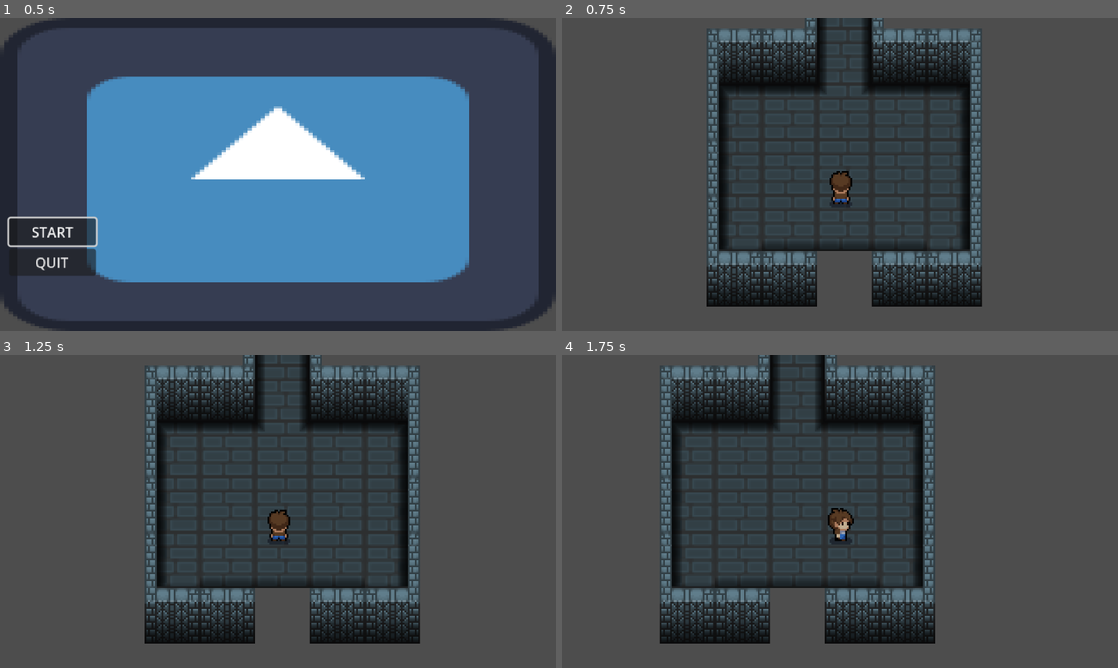
Above: before the commit, frames 1-4 (two rows, left to right).
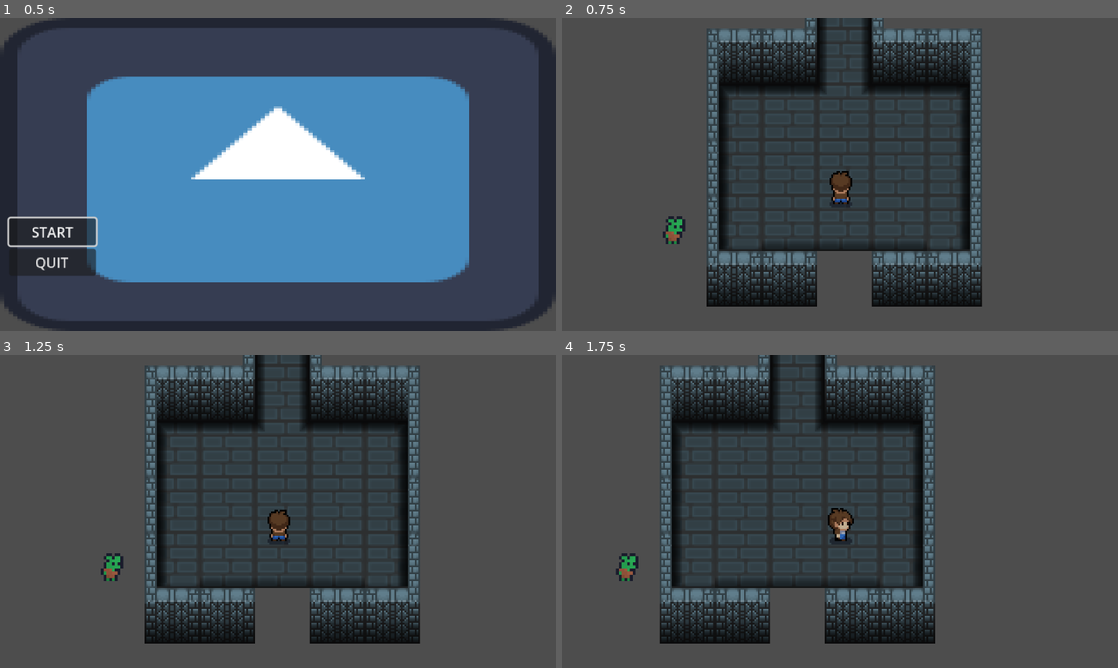
Above: after the commit, the same moments.

Repository: Travisbui/Capstone-Project
Game: Godot game, scene res://scenes/menu.tscn
The game is run twice, just before and just after one commit, with the same random seed, the same clock (stepped at 60 frames per second) and the same inputs. The engine's default icon, where the game draws it, is replaced by a stand-in: a white triangle on a blue panel in a dark square.
Inputs:
- Up to frame 1 (0.5 s): no input
- Up to frame 2 (0.75 s): click "START" at 0.5 s
- Up to frame 3 (1.25 s): no input
- Up to frame 4 (1.75 s): hold Right (ui_right) from 1.28 s (still down)

Frame 1 is identical in both runs. In frame 2, 0.3% of the frame differs, in the area x 18-23%, y 63-73%; in frame 3, 0.3%; in frame 4, 0.3%.

Commit message:
arrow and projectile scenes made

Diff:
--- /dev/null
+++ b/scenes/arrow.tscn
@@ -0,0 +1,25 @@
+[gd_scene load_steps=4 format=3 uid="uid://8tdjp35ykbhw"]
+
+[ext_resource type="Texture2D" uid="uid://1kc1uua86lmv" path="res://icon.svg" id="1_5fcbk"]
+[ext_resource type="Script" path="res://scripts/arrow.gd" id="1_brxoy"]
+
+[sub_resource type="RectangleShape2D" id="RectangleShape2D_mmkk0"]
+size = Vector2(2, 8)
+
+[node name="arrow" type="Area2D"]
+script = ExtResource("1_brxoy")
+
+[node name="Sprite2D" type="Sprite2D" parent="."]
+position = Vector2(0, -4)
+scale = Vector2(0.015625, 0.0625)
+texture = ExtResource("1_5fcbk")
+
+[node name="CollisionShape2D" type="CollisionShape2D" parent="."]
+position = Vector2(0, -4)
+shape = SubResource("RectangleShape2D_mmkk0")
+
+[node name="VisibleOnScreenNotifier2D" type="VisibleOnScreenNotifier2D" parent="."]
+position = Vector2(0, 1.5)
+scale = Vector2(0.1, 0.0499999)
+
+[connection signal="screen_exited" from="VisibleOnScreenNotifier2D" to="." method="_on_visible_on_screen_notifier_2d_screen_exited"]
--- /dev/null
+++ b/scenes/projectile_trap.tscn
@@ -0,0 +1,46 @@
+[gd_scene load_steps=6 format=3 uid="uid://dgybo15tmg8ur"]
+
+[ext_resource type="Texture2D" uid="uid://ceoinhien83xu" path="res://placeholders (DELETE LATER)/DungeonTileset/goblinattck1.png" id="1_pt6qm"]
+[ext_resource type="Script" path="res://scripts/projectile_trap.gd" id="1_yu3gl"]
+
+[sub_resource type="Animation" id="Animation_b2byo"]
+resource_name = "arrow_trigger"
+length = 0.001
+tracks/0/type = "value"
+tracks/0/imported = false
+tracks/0/enabled = true
+tracks/0/path = NodePath("Sprite2D:frame")
+tracks/0/interp = 1
+tracks/0/loop_wrap = true
+tracks/0/keys = {
+"times": PackedFloat32Array(0),
+"transitions": PackedFloat32Array(1),
+"update": 1,
+"values": [0]
+}
+
+[sub_resource type="Animation" id="Animation_m0yvh"]
+length = 0.001
+
+[sub_resource type="AnimationLibrary" id="AnimationLibrary_lmvvm"]
+_data = {
+"RESET": SubResource("Animation_m0yvh"),
+"arrow_trigger": SubResource("Animation_b2byo")
+}
+
+[node name="projectile trap" type="Node2D"]
+script = ExtResource("1_yu3gl")
+
+[node name="Sprite2D" type="Sprite2D" parent="."]
+position = Vector2(-1.19209e-07, 2.38419e-07)
+scale = Vector2(1.6, 1.77778)
+texture = ExtResource("1_pt6qm")
+
+[node name="Marker2D" type="Marker2D" parent="."]
+
+[node name="AnimationPlayer" type="AnimationPlayer" parent="."]
+libraries = {
+"": SubResource("AnimationLibrary_lmvvm")
+}
+
+[connection signal="animation_finished" from="AnimationPlayer" to="." method="_on_animation_player_animation_finished"]
--- a/scenes/world.tscn
+++ b/scenes/world.tscn
@@ -8,6 +8,7 @@
 [ext_resource type="Texture2D" uid="uid://pwiretvhjxis" path="res://art/General Single path tiles.png" id="7_0h2xv"]
 [ext_resource type="PackedScene" uid="uid://bele78klsymji" path="res://scenes/pause_menu.tscn" id="8_ihgun"]
 [ext_resource type="Texture2D" uid="uid://evawv14vqgad" path="res://art/General Door 2 Spread out.png" id="8_jc3ii"]
+[ext_resource type="PackedScene" uid="uid://dgybo15tmg8ur" path="res://scenes/projectile_trap.tscn" id="9_voq3r"]
 
 [sub_resource type="TileSetAtlasSource" id="TileSetAtlasSource_qugv5"]
 texture = ExtResource("2_ow6ss")
@@ -647,3 +648,6 @@
 [node name="CanvasLayer" type="CanvasLayer" parent="."]
 
 [node name="pause_menu" parent="CanvasLayer" instance=ExtResource("8_ihgun")]
+
+[node name="projectile trap" parent="." instance=ExtResource("9_voq3r")]
+position = Vector2(300, 660)
--- /dev/null
+++ b/scripts/arrow.gd
@@ -0,0 +1,13 @@
+extends Area2D
+
+@export var speed = 600
+
+var dir : float
+var spawnPos : Vector2
+var spawnRot : float
+
+func _physics_process(delta):
+	global_position.y += -speed * delta
+
+func _on_visible_on_screen_notifier_2d_screen_exited():
+	queue_free()
--- /dev/null
+++ b/scripts/projectile_trap.gd
@@ -0,0 +1,22 @@
+extends Node2D
+
+@export var arrow_delay = 0.0
+@export var arrow_interval = 0.0
+
+var arrow_scene = preload("res://scenes/arrow.tscn")
+
+func _ready():
+	await get_tree().create_timer(arrow_delay).timeout
+	$AnimationPlayer.play("arrow_trigger")
+	shoot()
+
+func _on_animation_player_animation_finished(arrow_trigger):
+	await get_tree().create_timer(arrow_interval).timeout
+	$AnimationPlayer.play("arrow_trigger")
+	shoot()
+
+func shoot():
+	var arrow = arrow_scene.instantiate()
+	arrow.dir = rotation
+	arrow.spawnPos = global_position
+	arrow.spawnRot = rotation
Not shown: 1 places in scenes/world.tscn that only renumber resources
